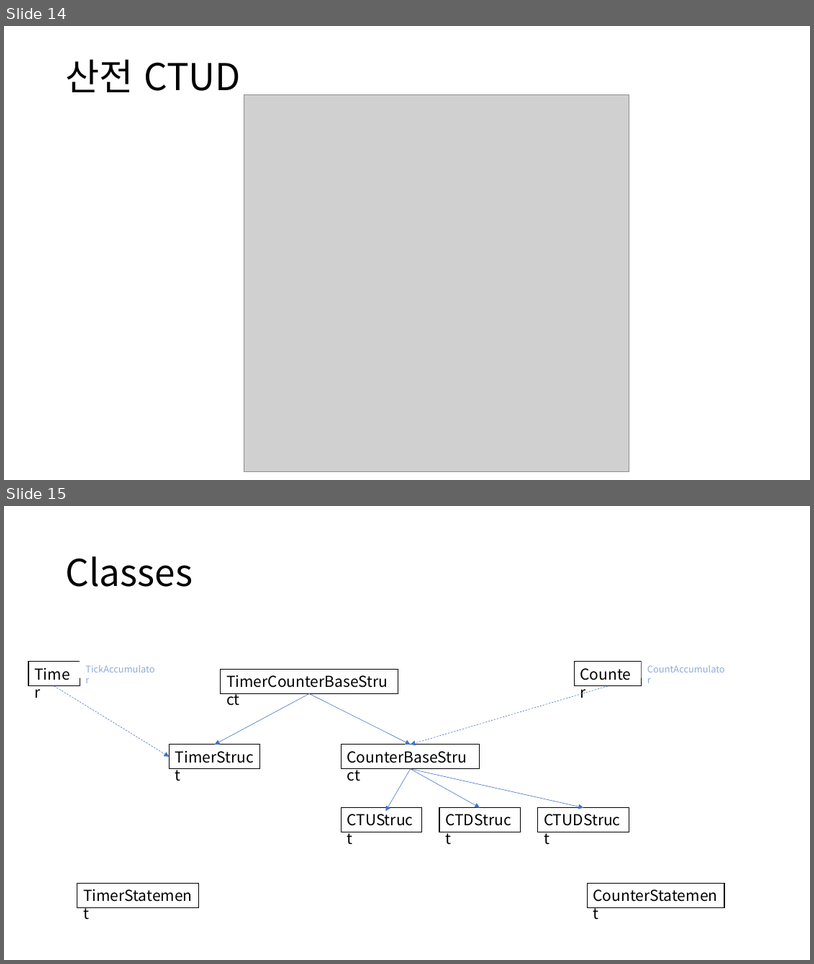
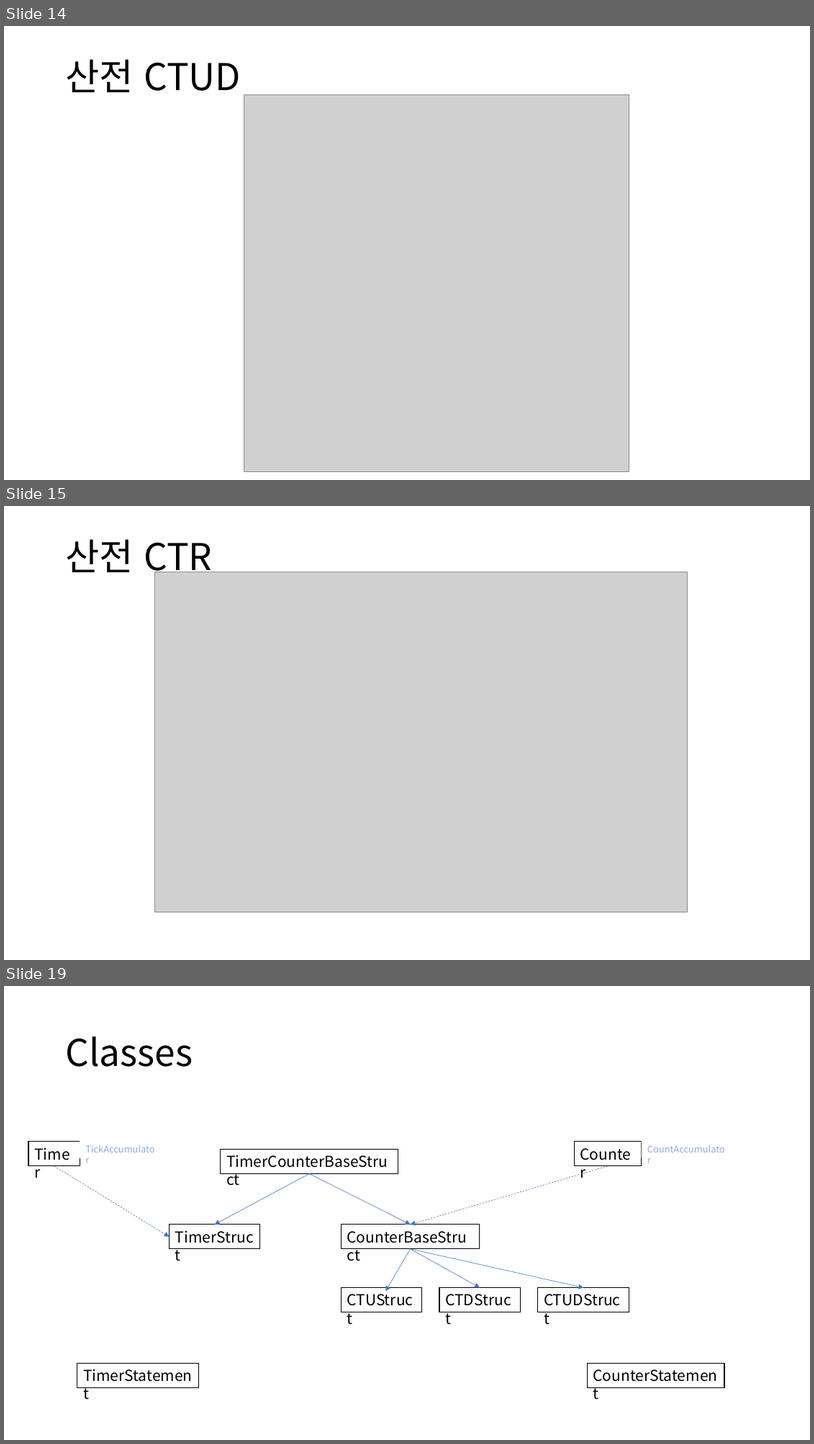
Before and after one commit to DualsoftDev/ds, a slide deck: DsDotNet/src/Engine/Engine.Core/Timer.pptx. Shown one above the other, each under a label of ours: slides 14 and 15 before the commit, slides 14, 15 and 19 after it; the slides between them are not shown. The pictures are 814x964 and 814x1444 pixels, drawn with LibreOffice and Linux fonts; fonts in the diff are those of the drawing; grey boxes stand for pictures. Boxes give left, top, right and bottom in pixels: in the first picture for what was removed or moved away, otherwise in the second. Text is boxed around its words. In the diff, an @@ line names an element or a change of style, - is before the commit and + after.

```diff
--- a/DsDotNet/src/Engine/Engine.Core/Timer.pptx
+++ b/DsDotNet/src/Engine/Engine.Core/Timer.pptx
@@ slide 15 added at [4, 506, 810, 960], background #FFFFFF @@
@@ title added at [65, 539, 212, 579], 44 pt, text #000000 @@
+산전 CTR
@@ picture added at [155, 572, 688, 912] @@
@@ what was slide 15 is now slide 19 @@
```
Also in this commit, not shown: 2 slides changed, 3 other slides added, 8 other files.
